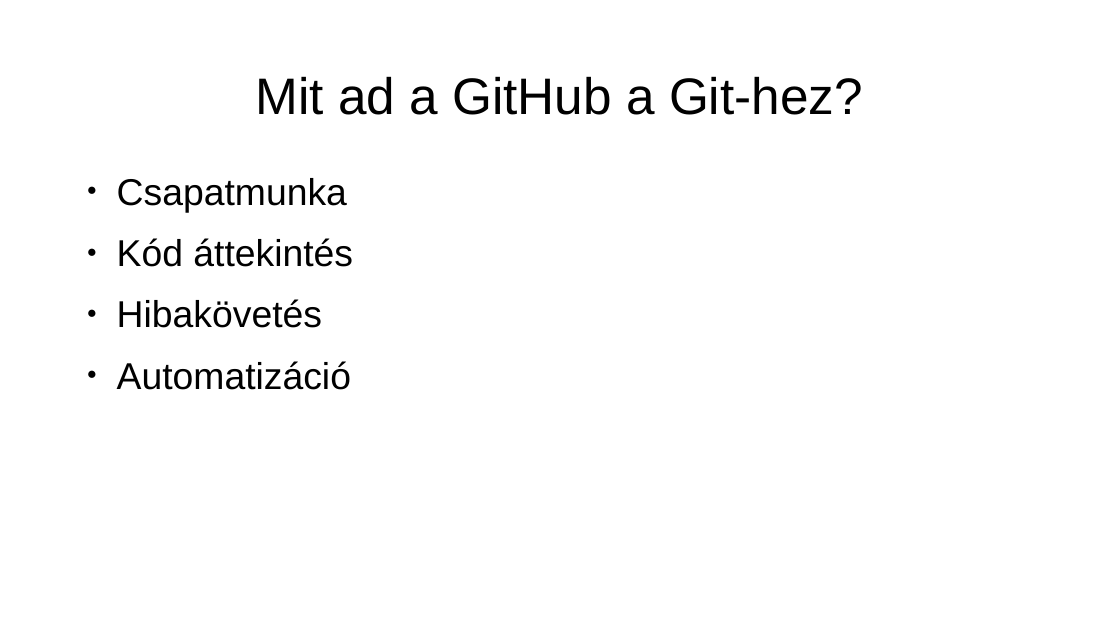
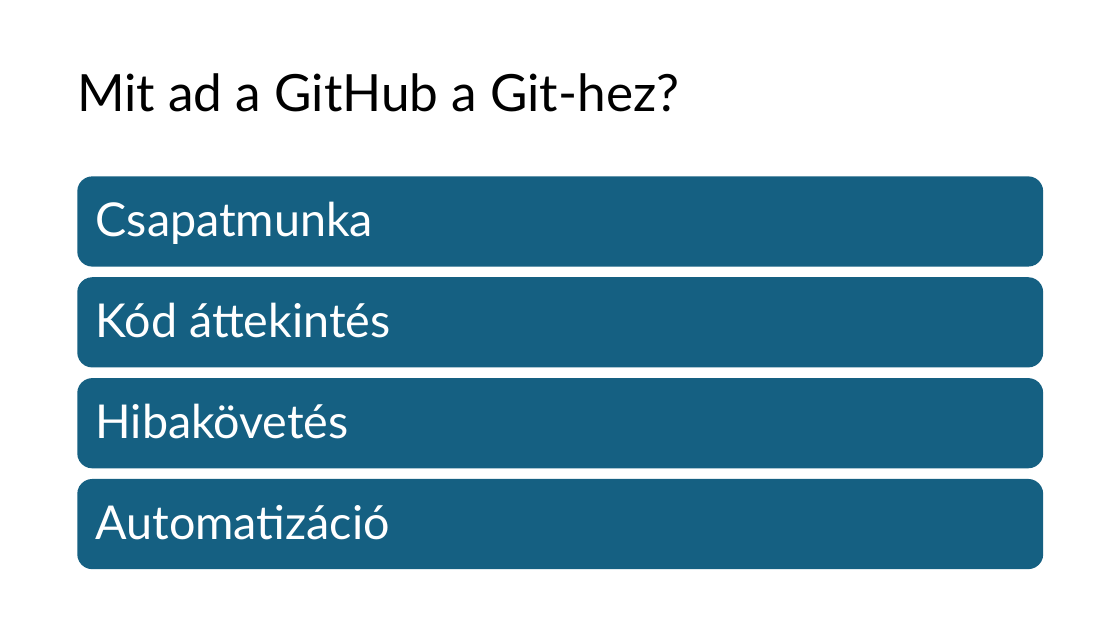
Before and after one commit to Maho-Yoshino/School_Notes, a slide deck: slide 5 of 2025-2026/IKT/github/Github.pptx. Drawn at 1120x630 pixels with LibreOffice and Linux fonts; fonts in the diff are those of the drawing. Boxes give left, top, right and bottom in pixels: in the first picture for what was removed or moved away, otherwise in the second. Text is boxed around its words. In the diff, an @@ line names an element or a change of style, - is before the commit and + after.

```diff
--- a/2025-2026/IKT/github/Github.pptx
+++ b/2025-2026/IKT/github/Github.pptx
@@ title "Mit ad a GitHub a ..." at [77,73,679,112]: font Arial to Lato; alignment centre to left; line spacing 1 to 0.9 @@
@@ text removed at [117,178,353,390] @@
-● Csapatmunka
-● Kód áttekintés
-● Hibakövetés
-● Automatizáció
@@ group added at [77,176,1044,569]: 4 rounded rectangles, 4 texts @@
+Csapatmunka
+Kód áttekintés
+Hibakövetés
+Automatizáció
```
Also in this commit, not shown: 6 other slides changed, 3 other files.
